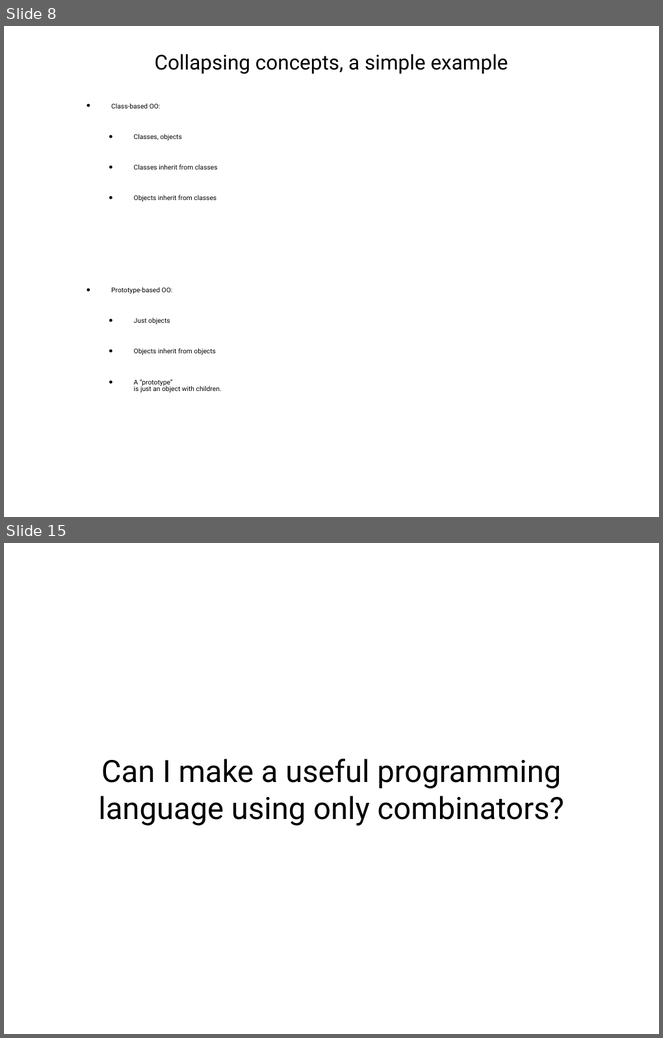
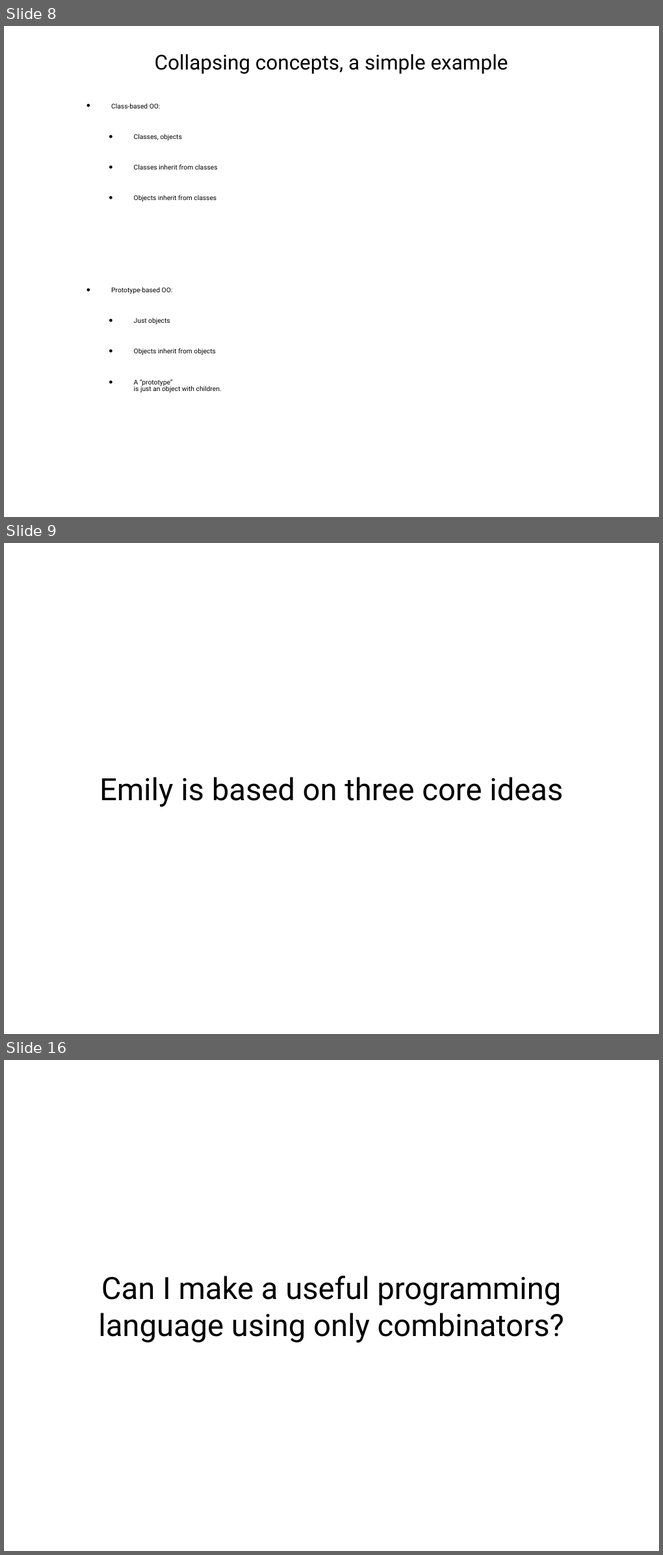
Before and after one commit to degoes-consulting/lambdaconf-2015, a slide deck: speakers/mcclure/IntroducingEmily0515_PPT.ppt. Shown one above the other, each under a label of ours: slides 8 and 15 before the commit, slides 8, 9 and 16 after it; the slides between them are not shown. The pictures are 663x1038 and 663x1555 pixels, drawn with LibreOffice and Linux fonts; fonts in the diff are those of the drawing. Boxes give left, top, right and bottom in pixels: in the first picture for what was removed or moved away, otherwise in the second. Text is boxed around its words. In the diff, an @@ line names an element or a change of style, - is before the commit and + after.

```diff
--- a/speakers/mcclure/IntroducingEmily0515_PPT.ppt
+++ b/speakers/mcclure/IntroducingEmily0515_PPT.ppt
@@ slide 9 added at box(4, 543, 659, 1034), background #FFFFFF @@
@@ title added at box(100, 777, 563, 807), 48 pt, text #000000 @@
+Emily is based on three core ideas
@@ what was slide 15 is now slide 16 @@
```
Also in this commit, not shown: 14 slides changed, 4 other slides added, 2 other files.
